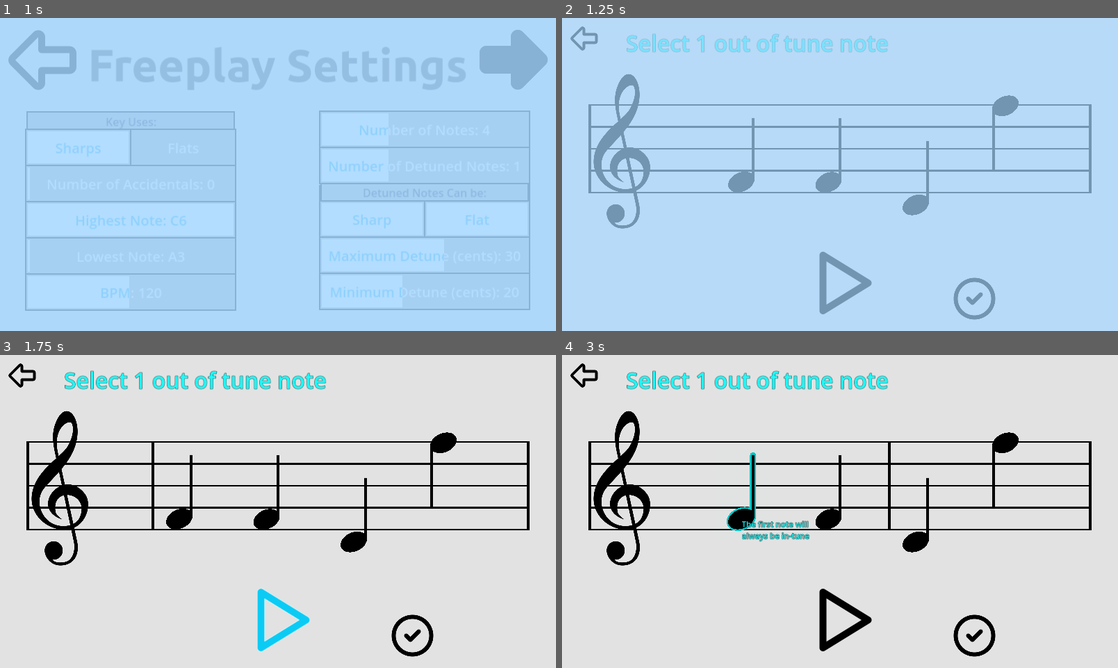
Above: before the commit, frames 1-4 (two rows, left to right).
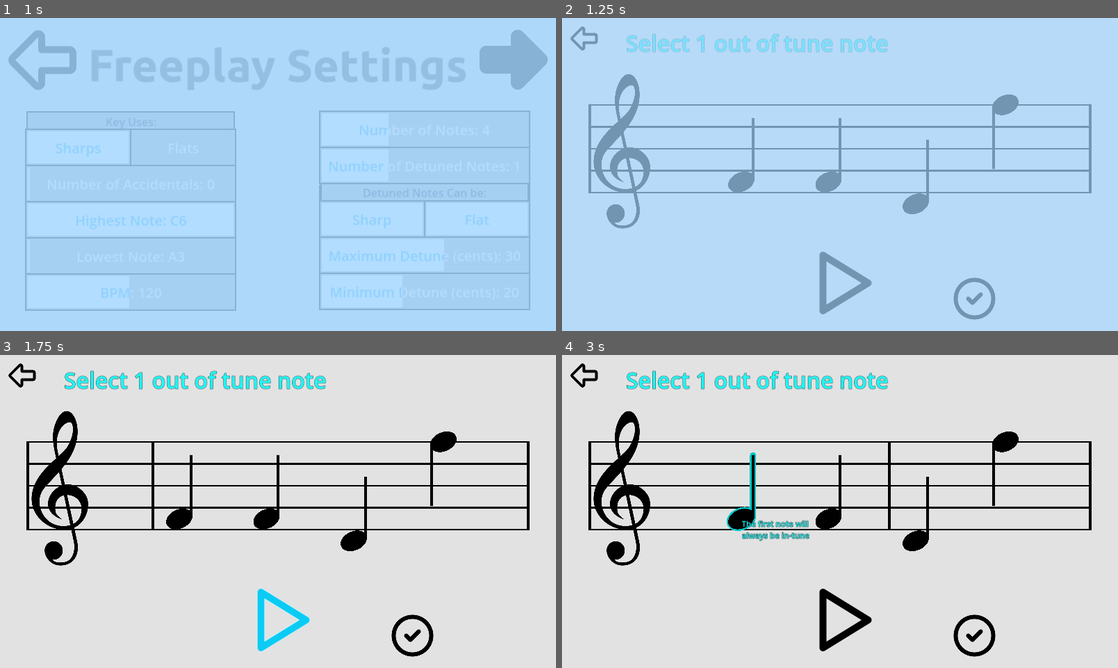
Above: after the commit, the same moments.

Repository: Sniggiho/COMP225-Reluna
Game: Godot game, scene res://Scenes/FreeplaySettingsMenu/FreeplaySettingsMenu.tscn
The game is run twice, just before and just after one commit, with the same random seed, the same clock (stepped at 60 frames per second) and the same inputs. This scene is started directly instead of the project's main scene.
Inputs (mouse positions are in pixels of both pictures, inside the frame that each line leads up to):
- Up to frame 1 (1 s): click (511, 58) at 0.5 s
- Up to frame 2 (1.25 s): no input
- Up to frame 3 (1.75 s): click (278, 621) at 1.25 s
- Up to frame 4 (3 s): click (840, 621) at 2 s; click (739, 517) at 2.77 s

Frame 1 is identical in both runs. In frame 2, less than 0.1% of the frame differs, in the area x 45-83%, y 24-64%; in frame 3, less than 0.1%; in frame 4, 0.3%, in the area x 32-83%, y 24-64%.

Commit message:
Fixed note alignment

Diff:
--- a/Project/Scenes/Note/note.tscn
+++ b/Project/Scenes/Note/note.tscn
@@ -59,12 +59,12 @@
 
 [node name="SelectedImage" type="Sprite2D" parent="."]
 modulate = Color(0, 1, 1, 1)
-position = Vector2(3, -71)
+position = Vector2(3, -70)
 scale = Vector2(0.078, 0.078)
 texture = ExtResource("2_e4kmj")
 
 [node name="Sprite2D" type="Sprite2D" parent="."]
-position = Vector2(3, -71)
+position = Vector2(3, -70)
 scale = Vector2(0.078, 0.078)
 texture = ExtResource("2_m8vj1")
 
--- a/Project/Scenes/TuneCreator/TuneCreator.gd
+++ b/Project/Scenes/TuneCreator/TuneCreator.gd
@@ -95,6 +95,7 @@
 
 	_pathFollower.progress_ratio = pathMin
 
+	var pathY : float = _pathFollower.global_position.y
 	for i in range(_numNotes):
 		var note : Note = _noteScene.instantiate()
 		_pathFollower.progress_ratio += dx
@@ -127,8 +128,8 @@
 		note.lineHeight = lineHeight
 		_listOfNotes.append(note)
 		print(_pathFollower.global_position)
-		note.global_position = _pathFollower.global_position
-		note.global_position.y += -1 * (note.hOffset() * lineHeight / 2)
+		note.global_position.x = _pathFollower.global_position.x
+		note.global_position.y = pathY + -1 * (note.hOffset() * lineHeight / 2)
 #		print(note.global_position.y)
 		##print(note.hOffset() * lineHeight / 2)
 #	_pathFollower.progress_ratio = 0
